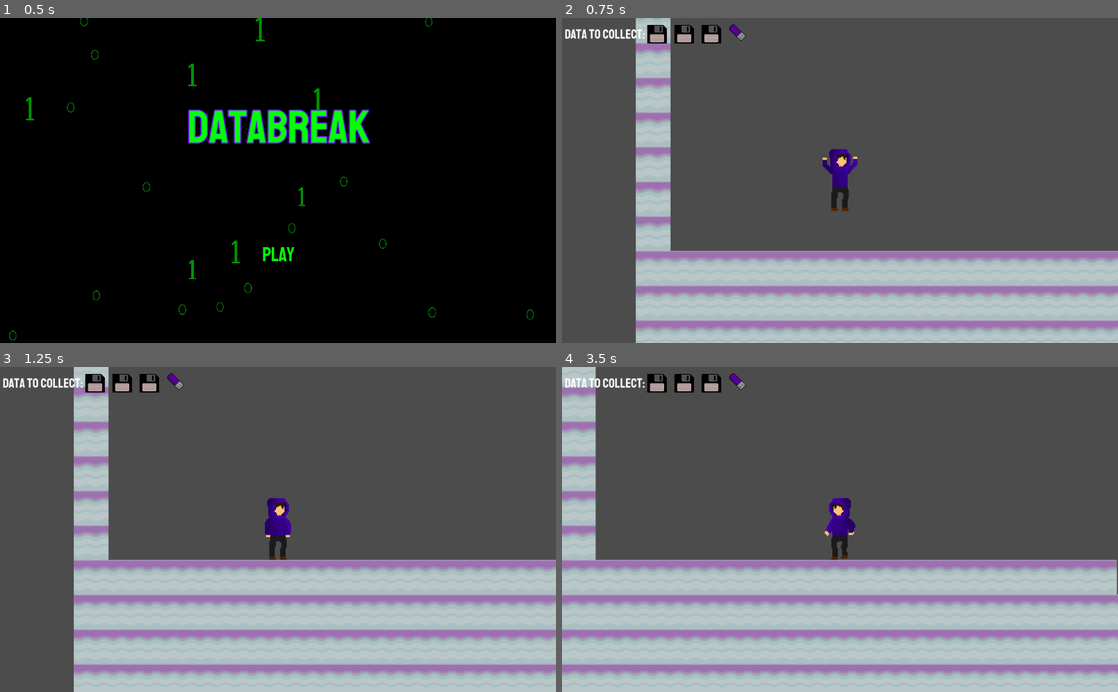
Above: before the commit, frames 1-4 (two rows, left to right).
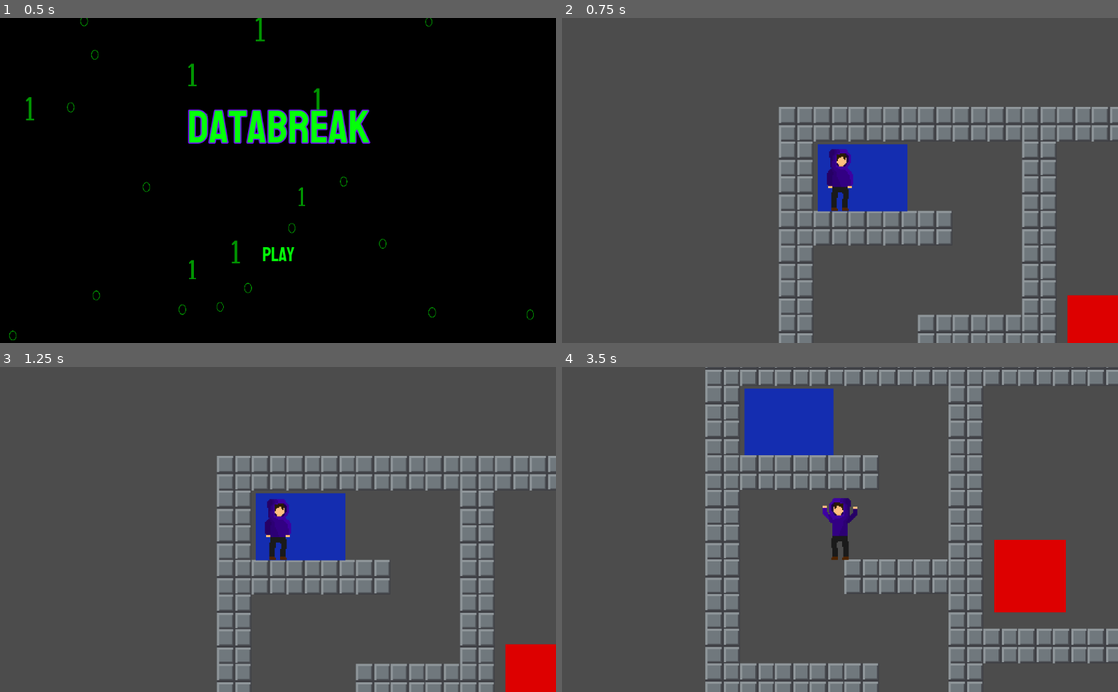
Above: after the commit, the same moments.

Repository: ncbarber/final-Databreak
Game: Godot game, scene res://ScreenStart/ScreenStart.tscn
The game is run twice, just before and just after one commit, with the same random seed, the same clock (stepped at 60 frames per second) and the same inputs.
Inputs:
- Up to frame 1 (0.5 s): no input
- Up to frame 2 (0.75 s): click "Play" at 0.5 s
- Up to frame 3 (1.25 s): no input
- Up to frame 4 (3.5 s): tap Enter at 1.25 s; hold Right (move_right) 1.28-2.78 s; tap Space (jump) at 1.52, 2.27 s; hold Left (move_left) from 2.78 s (still down)

Frame 1 is identical in both runs. In frame 2, 43% of the frame differs, in the area x 0-100%, y 0-100%; in frame 3, 49%; in frame 4, 59%.

Commit message:
Connecting new level generation to main menu

Diff:
--- a/project/ScreenStart/ScreenStart.gd
+++ b/project/ScreenStart/ScreenStart.gd
@@ -4,9 +4,13 @@
 func _ready() -> void:
 	$BinaryParticle.visible = true
 	$BinaryParticleInverse.visible = true
+	var scene = get_tree().current_scene
+	RoomGlobals.current_scene = scene
 
 
 func _on_StartButton_pressed() -> void:
-	var _ignored := get_tree().change_scene("res://Level/Level.tscn")
+	#var _ignored := get_tree().change_scene("res://Level/Level.tscn")
+	RoomGlobals._start_game()
 	$BinaryParticle.visible = false
 	$BinaryParticleInverse.visible = false
+	queue_free()
